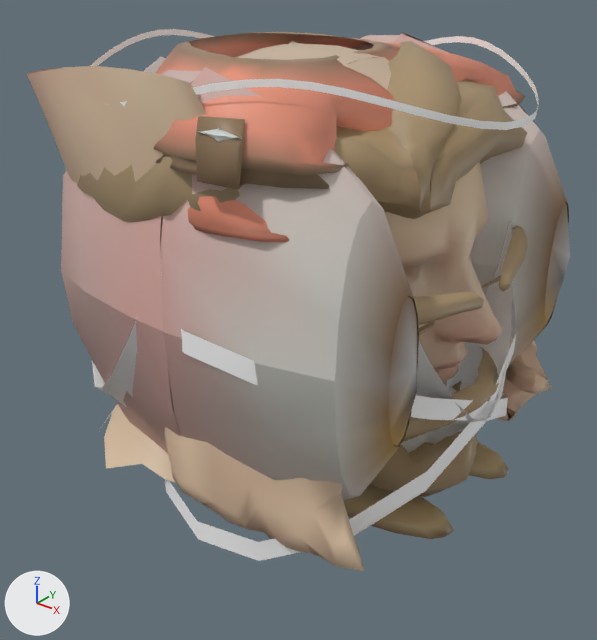
Before and after pictures for a commit that changed the glTF model src/assets/models/erawar/people/a21.glb.
Camera for both pictures: a camera (50 mm lens) standing at (75285.0, -98156.0, 49283.0) and looking at (619.0, -4824.0, -8583.0). Every picture has the same lights, and +X, +Y and +Z are marked at lower left. The picture after the commit comes second. Vertices at exactly the same position are counted once.

The older version as bpy lines, for what is in view:
```python
ob_black = bpy.data.objects.new('black', me_black)
ob_black.location = (0.0, 0.0, 0.0)
ob_tex_hair1 = bpy.data.objects.new('tex:hair1', me_tex_hair1)
ob_tex_hair1.location = (0.0, 0.0, 0.0)
ob_tex_hands = bpy.data.objects.new('tex:hands', me_tex_hands)
ob_tex_hands.location = (0.0, 0.0, 0.0)
ob_tex_peasant = bpy.data.objects.new('tex:peasant', me_tex_peasant)
ob_tex_peasant.location = (0.0, 0.0, 0.0)
ob_tex_skin = bpy.data.objects.new('tex:skin', me_tex_skin)
ob_tex_skin.location = (0.0, 0.0, 0.0)
ob_white = bpy.data.objects.new('white', me_white)
ob_white.location = (0.0, 0.0, 0.0)
# also in view: 'tex:eye' at (0.0, 0.0, 0.0)
```
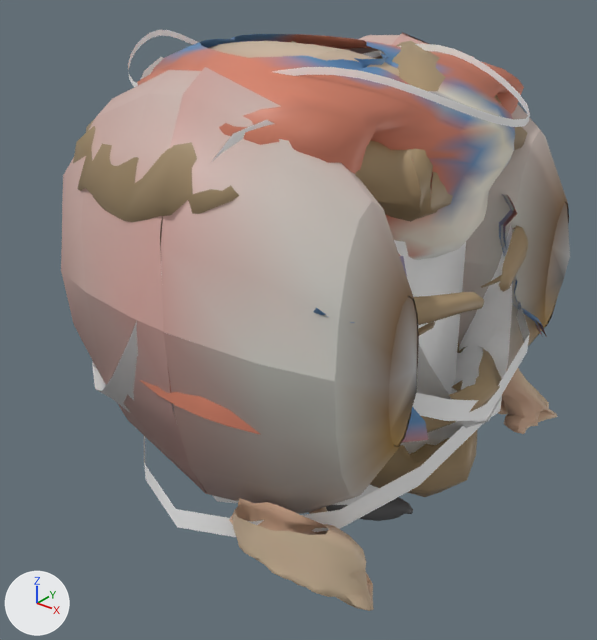
Boxes [x1, y1, x2, y2] around the edits, measured in the pictures (597 x 640 px; the box of a moved part takes in the faces that stretch with it):
'tex:peasant', reshaped (10% wider)
    before: [153, 32, 526, 539]
    after: [137, 34, 547, 521]
'tex:hands', deleted
    before: [27, 66, 552, 571]
'tex:skin', reshaped
    before: [102, 43, 502, 483]
    after: [207, 41, 558, 611]
'white', reshaped (10% narrower)
    before: [91, 29, 539, 561]
    after: [128, 30, 530, 537]
'black', reshaped (mostly hidden)
    before: [92, 57, 513, 453]
    after: [92, 57, 512, 505]
part 2 of me_tex_peasant, rebuilt
    before: [153, 32, 526, 189]
    after: [137, 34, 524, 521]
part 3 of me_tex_peasant, rebuilt (not visible before)
    after: [399, 195, 543, 337]
part 4 of me_tex_peasant, added (mostly hidden)
    after: [139, 195, 547, 443]
part 5 of me_tex_peasant, deleted (mostly hidden)
    before: [188, 44, 508, 539]
part 6 of me_black, rebuilt (mostly hidden)
    before: [92, 57, 513, 453]
    after: [92, 57, 512, 454]
part 7 of me_black, rebuilt (mostly hidden)
    before: [351, 62, 452, 390]
    after: [213, 240, 466, 505]
part 8 of me_white, moved or reshaped
    before: [91, 29, 539, 130]
    after: [128, 30, 530, 127]
part 9 of me_white, moved or reshaped
    before: [165, 301, 516, 561]
    after: [144, 302, 530, 537]

The change, as a diff of the scene's bpy script:
```diff
--- a/src/assets/models/erawar/people/a21.glb.py
+++ b/src/assets/models/erawar/people/a21.glb.py
@@ me_tex_skin @@
-me_tex_skin.from_pydata(...)  # 765 vertices, 1424 faces; spans x -32768.0..32767.0, y -32767.0..32768.0, z -32768.0..32767.0
+me_tex_skin.from_pydata(...)  # 1905 vertices, 3299 faces; spans x -32768.0..32767.0, y -32767.0..32768.0, z -32768.0..32767.0
+# me_tex_skin part 1: 765 vertices removed from x -32768.0..32767.0, y -32767.0..32768.0, z -32768.0..32767.0; 1905 vertices added at x -32768.0..32767.0, y -32767.0..32768.0, z -32768.0..32767.0
 me_tex_skin.materials.append(mat_defaultmaterial_002)
@@ me_tex_peasant @@
-me_tex_peasant.from_pydata(...)  # 3131 vertices, 4492 faces; spans x -32768.0..32767.0, y -32767.0..32768.0, z -32768.0..32767.0
+me_tex_peasant.from_pydata(...)  # 2220 vertices, 4213 faces; spans x -32768.0..32767.0, y -32767.0..32768.0, z -32768.0..32767.0
+# me_tex_peasant part 2: the loose piece of 686 vertices spanning x -32768.0..22580.0, y -32767.0..32768.0, z 6222.0..32767.0 is rebuilt with 1720 vertices and now spans x -28159.0..30982.0, y -29799.0..29813.0, z -32768.0..32767.0
+# me_tex_peasant part 3: the loose piece of 324 vertices spanning x -26412.0..16013.0, y -20293.0..20294.0, z -15573.0..11831.0 is rebuilt with 248 vertices and now spans x -32052.0..32174.0, y -32417.0..32418.0, z -10818.0..11575.0
+# me_tex_peasant part 4: a new loose piece of 252 vertices spanning x -32768.0..32767.0, y -32767.0..32768.0, z -10818.0..11575.0, in mat_defaultmaterial_003
+# me_tex_peasant part 5: 17 loose pieces with 2121 vertices, spanning x -28505.0..32767.0, y -31237.0..31238.0, z -32768.0..31073.0, are deleted
 me_tex_peasant.materials.append(mat_defaultmaterial_003)
@@ me_black @@
-me_black.from_pydata(...)  # 129 vertices, 163 faces; spans x -32768.0..32767.0, y -32767.0..32768.0, z -32768.0..32767.0
-me_black.materials.append(mat_defaultmaterial_005)
+me_black.from_pydata(...)  # 140 vertices, 183 faces; spans x -32768.0..32767.0, y -32767.0..32768.0, z -32768.0..32767.0
+# me_black part 6: the loose piece of 90 vertices spanning x -32768.0..32767.0, y -32767.0..32768.0, z -29166.0..28519.0 is rebuilt with 94 vertices and now spans x -32768.0..32767.0, y -32767.0..32768.0, z -29777.0..28477.0, in mat_defaultmaterial_004
+# me_black part 7: the loose piece of 38 vertices spanning x -26276.0..19298.0, y -21260.0..21261.0, z -32768.0..31553.0 is rebuilt with 45 vertices and now spans x -27488.0..22365.0, y -24645.0..24646.0, z -32768.0..31541.0, in mat_defaultmaterial_004
+me_black.materials.append(mat_defaultmaterial_004)
@@ me_white @@
 me_white.from_pydata(...)  # 156 vertices, 160 faces; spans x -32768.0..32767.0, y -32767.0..32768.0, z -32768.0..32767.0
+# me_white part 8: 96 of 156 vertices moved; they spanned x -32768.0..32767.0, y -30080.0..30081.0, z 26058.0..32767.0 and now span x -32768.0..32767.0, y -16418.0..16439.0, z 26058.0..32767.0; mean shift (0.0, 10.0, 0.0); largest move (-6992.0, -30080.0, 28768.0) -> (-6992.0, -16418.0, 28768.0)
+# me_white part 9: 60 of 156 vertices moved; they spanned x -23972.0..32308.0, y -32767.0..32768.0, z -32768.0..1472.0 and now span x -31433.0..32223.0, y -32767.0..32768.0, z -32768.0..1472.0; mean shift (-3883.0, 65.0, 0.0); largest move (-15730.0, 24575.0, -6438.0) -> (-25886.0, 22797.0, -6438.0)
 me_white.materials.append(mat_defaultmaterial_006)
@@ ob_tex_hands @@
-ob_tex_hands = bpy.data.objects.new('tex:hands', me_tex_hands)
```
